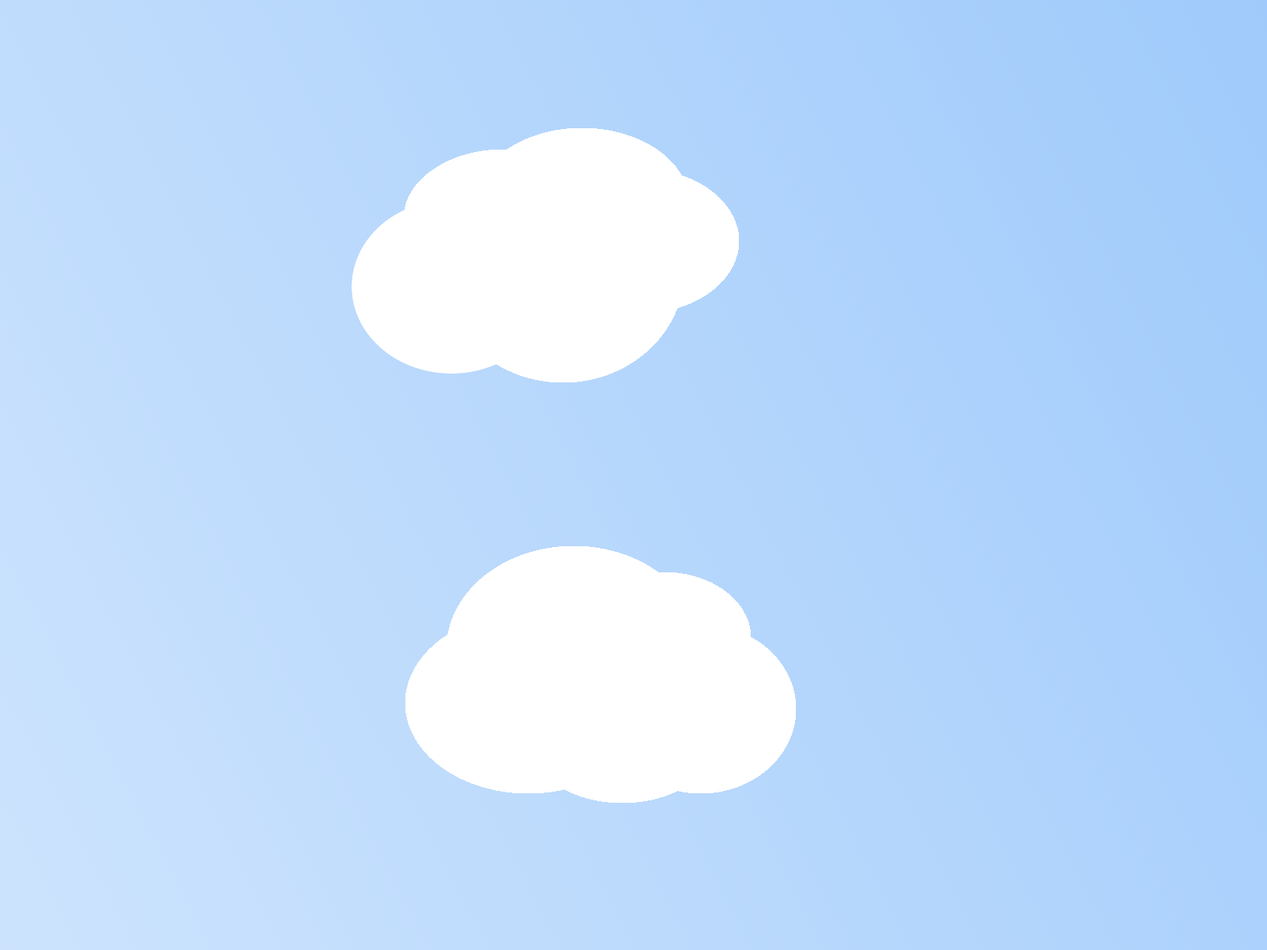
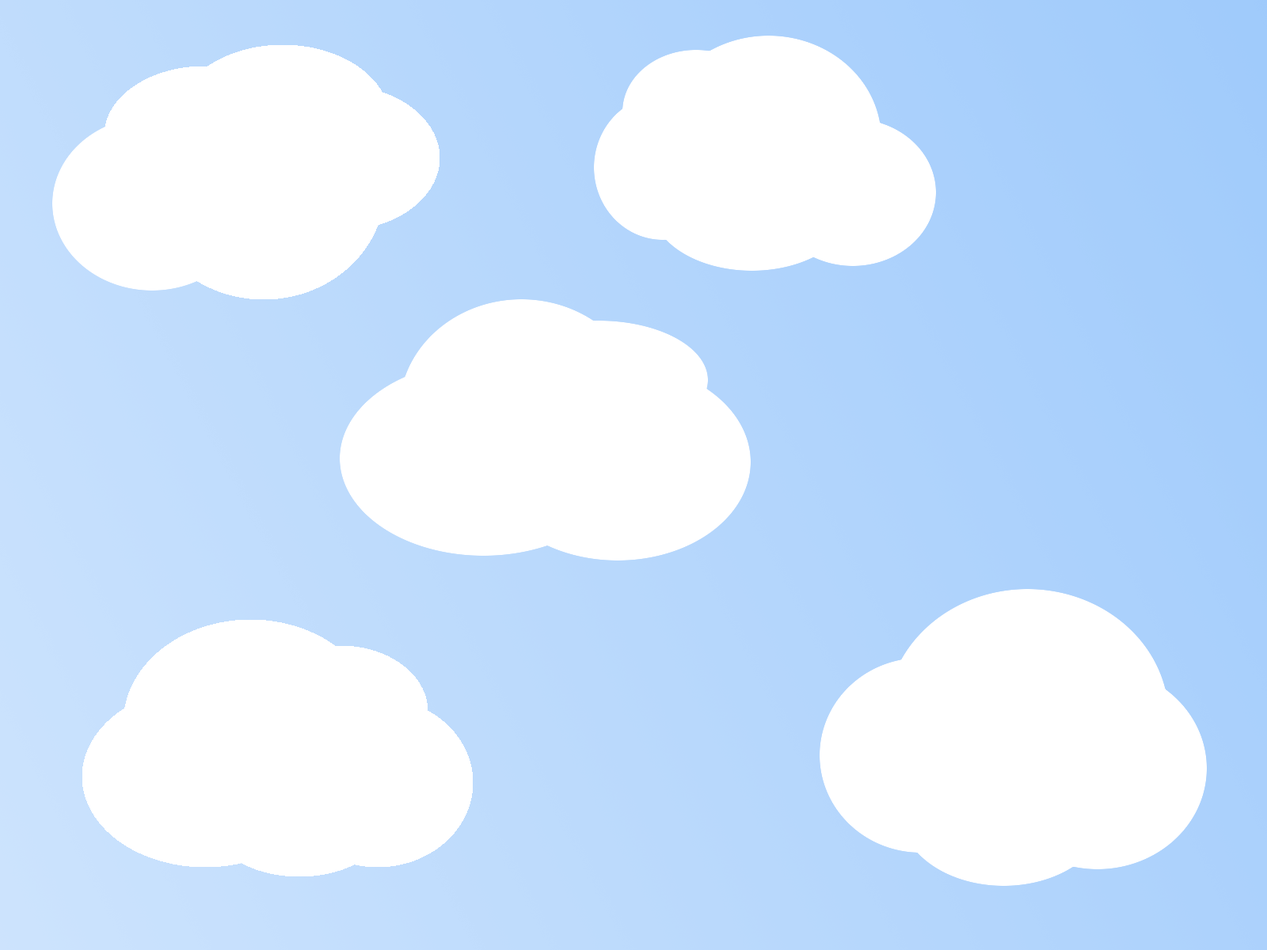
Layers edited between the first and the second 1267x950 image:
added layer "Cloud #5" above "Cloud #4" over [339, 299, 751, 561]
added layer "Cloud #4" above "Cloud #3" over [819, 589, 1207, 886]
added layer "Cloud #3" above "Cloud #2" over [593, 35, 936, 271]
painted on "Cloud #2" over [82, 546, 796, 877]
painted on "Cloud #1" over [52, 45, 739, 383]
